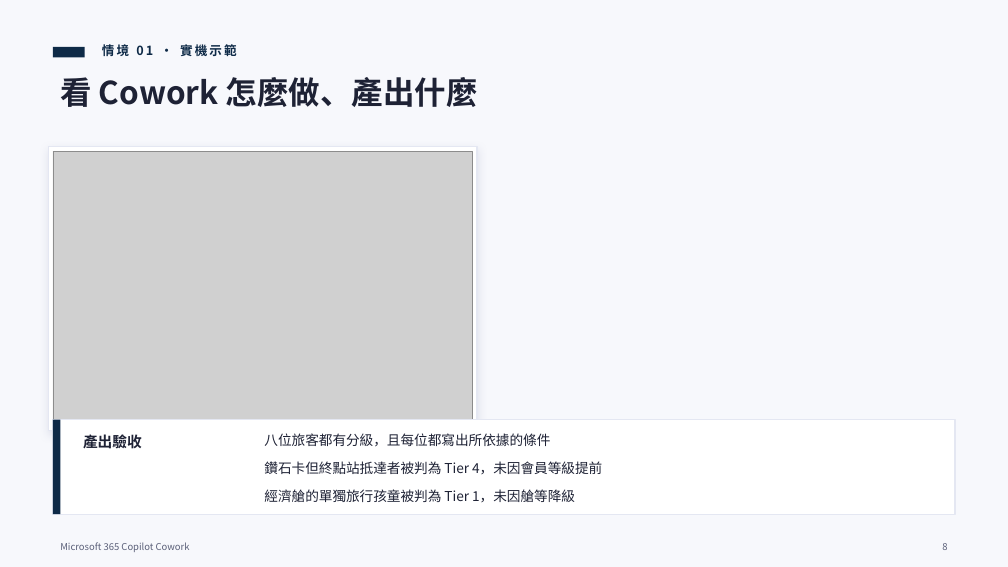
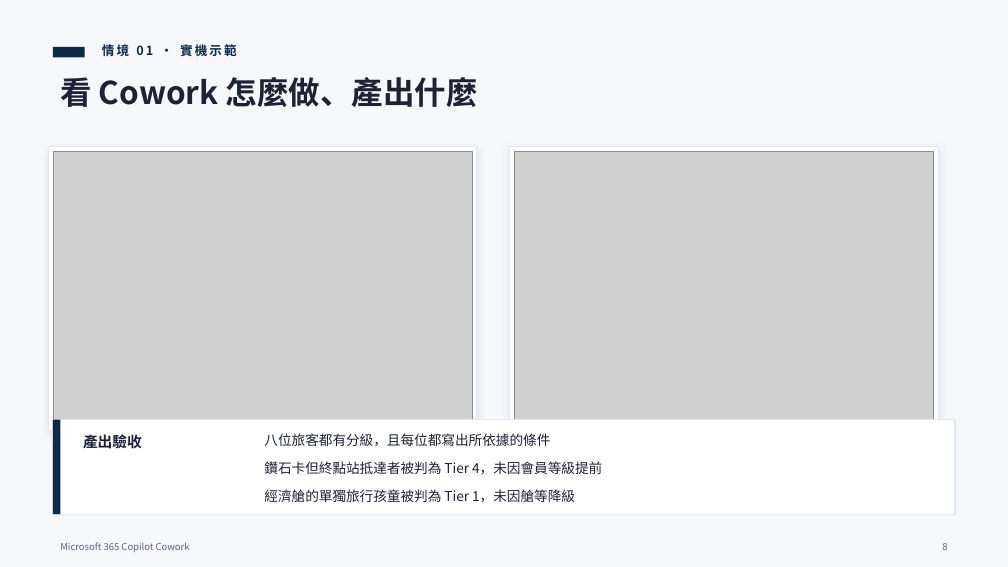
Before and after one commit to AndyHung11/Copilot-in-1mins, a slide deck: slide 9 of CoworkPlaybook/Cowork_教育訓練簡報_航空業版.pptx. Drawn at 1008x567 pixels with LibreOffice and Linux fonts; fonts in the diff are those of the drawing; grey boxes stand for pictures; background and template pictures are left out. Boxes give left, top, right and bottom in pixels: in the first picture for what was removed or moved away, otherwise in the second. Text is boxed around its words. In the diff, an @@ line names an element or a change of style, - is before the commit and + after.

```diff
--- a/CoworkPlaybook/Cowork_教育訓練簡報_航空業版.pptx
+++ b/CoworkPlaybook/Cowork_教育訓練簡報_航空業版.pptx
@@ rectangle added at <box>510,147,938,430</box>, fill #FFFFFF, outline #E4E7F2 1 pt @@
@@ picture added at <box>514,151,934,426</box> @@
```
Also in this commit, not shown: 4 other slides changed, 6 other files.
